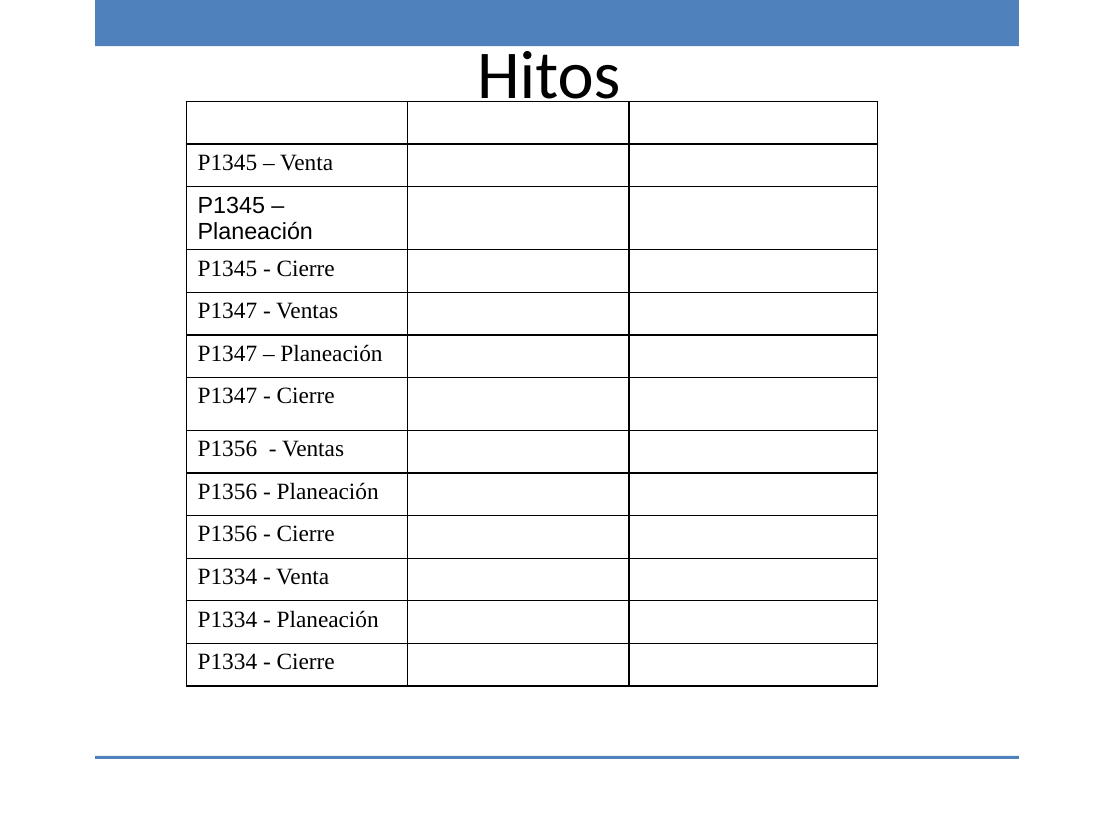
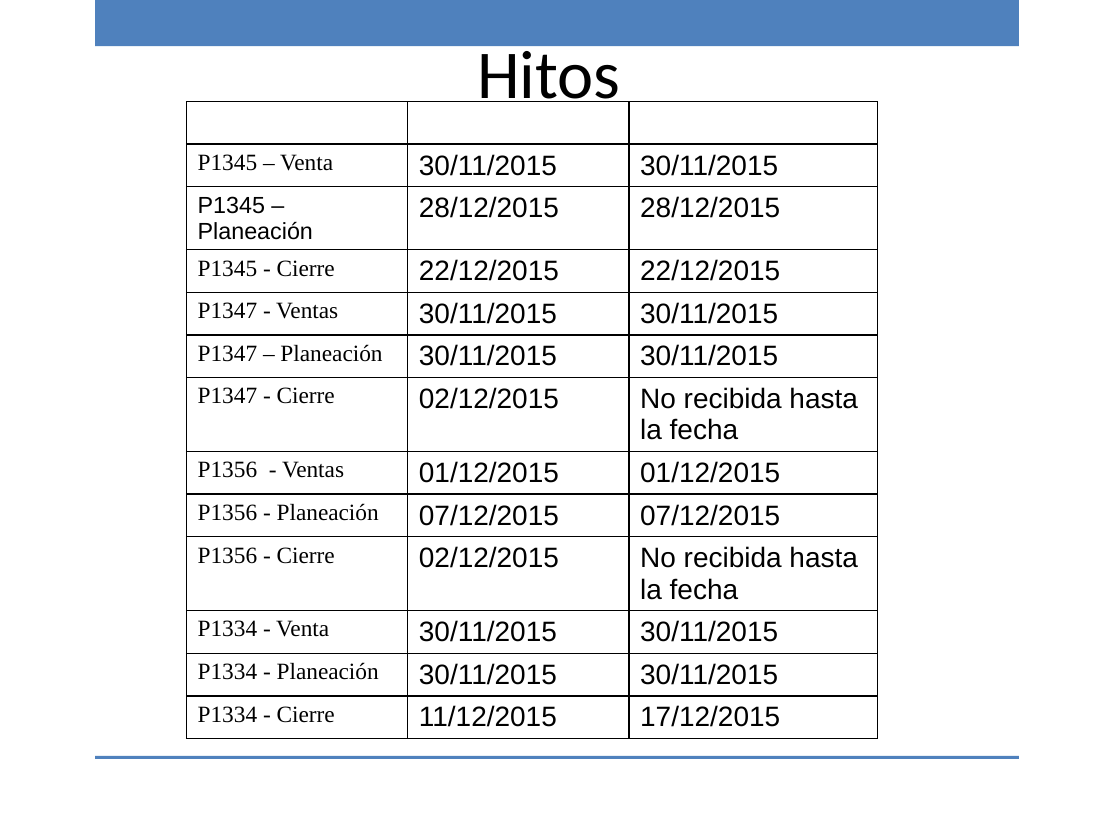
Before and after one commit to ricardo-novelasos/SOSQTP, a slide deck: slide 2 of Proyectos/2015/Métricas y monitoreo/Reporte_monitoreo_160105.pptx. Drawn at 1120x840 pixels with LibreOffice and Linux fonts; fonts in the diff are those of the drawing; background and template pictures are left out. Boxes give left, top, right and bottom in pixels: in the first picture for what was removed or moved away, otherwise in the second. Text is boxed around its words. In the diff, an @@ line names an element or a change of style, - is before the commit and + after.

```diff
--- a/Proyectos/2015/Métricas y monitoreo/Reporte_monitoreo_160105.pptx
+++ b/Proyectos/2015/Métricas y monitoreo/Reporte_monitoreo_160105.pptx
@@ table at [186,102,878,831] @@
-row 2, column 2: 
+row 2, column 2: 30/11/2015
-row 2, column 3: 
+row 2, column 3: 30/11/2015
-row 3, column 2: 
+row 3, column 2: 28/12/2015
-row 3, column 3: 
+row 3, column 3: 28/12/2015
-row 4, column 2: 
+row 4, column 2: 22/12/2015
-row 4, column 3: 
+row 4, column 3: 22/12/2015
-row 5, column 2: 
+row 5, column 2: 30/11/2015
-row 5, column 3: 
+row 5, column 3: 30/11/2015
-row 6, column 2: 
+row 6, column 2: 30/11/2015
-row 6, column 3: 
+row 6, column 3: 30/11/2015
-row 7, column 2: 
+row 7, column 2: 02/12/2015
-row 7, column 3: 
+row 7, column 3: No recibida hasta la fecha
-row 8, column 2: 
+row 8, column 2: 01/12/2015
-row 8, column 3: 
+row 8, column 3: 01/12/2015
-row 9, column 2: 
+row 9, column 2: 07/12/2015
-row 9, column 3: 
+row 9, column 3: 07/12/2015
-row 10, column 2: 
+row 10, column 2: 02/12/2015
-row 10, column 3: 
+row 10, column 3: No recibida hasta la fecha
-row 11, column 2: 
+row 11, column 2: 30/11/2015
-row 11, column 3: 
+row 11, column 3: 30/11/2015
-row 12, column 2: 
+row 12, column 2: 30/11/2015
-row 12, column 3: 
+row 12, column 3: 30/11/2015
-row 13, column 2: 
+row 13, column 2: 11/12/2015
-row 13, column 3: 
+row 13, column 3: 17/12/2015
```
Also in this commit, not shown: 4 other slides changed, 1 other file.
